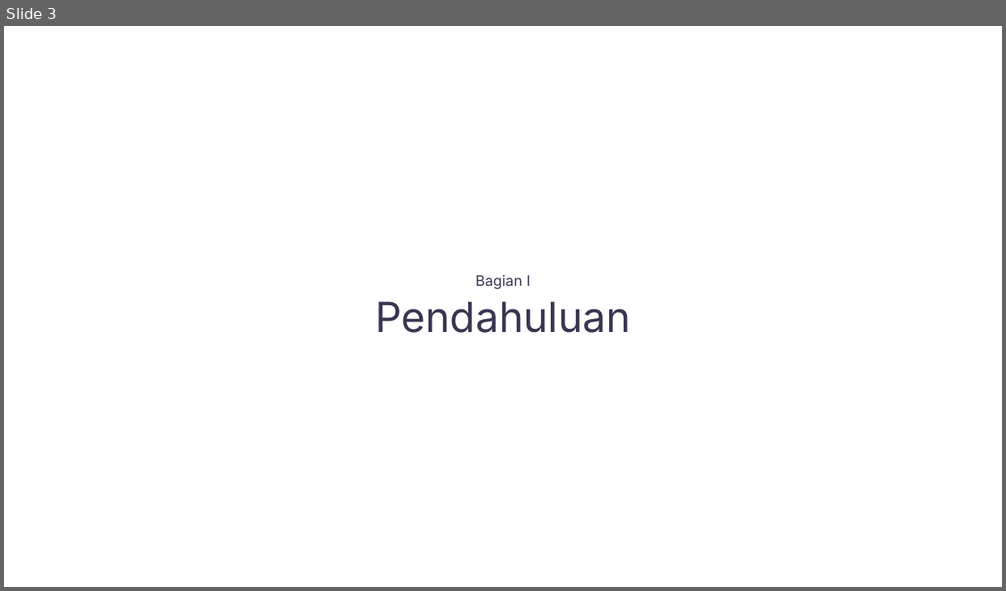
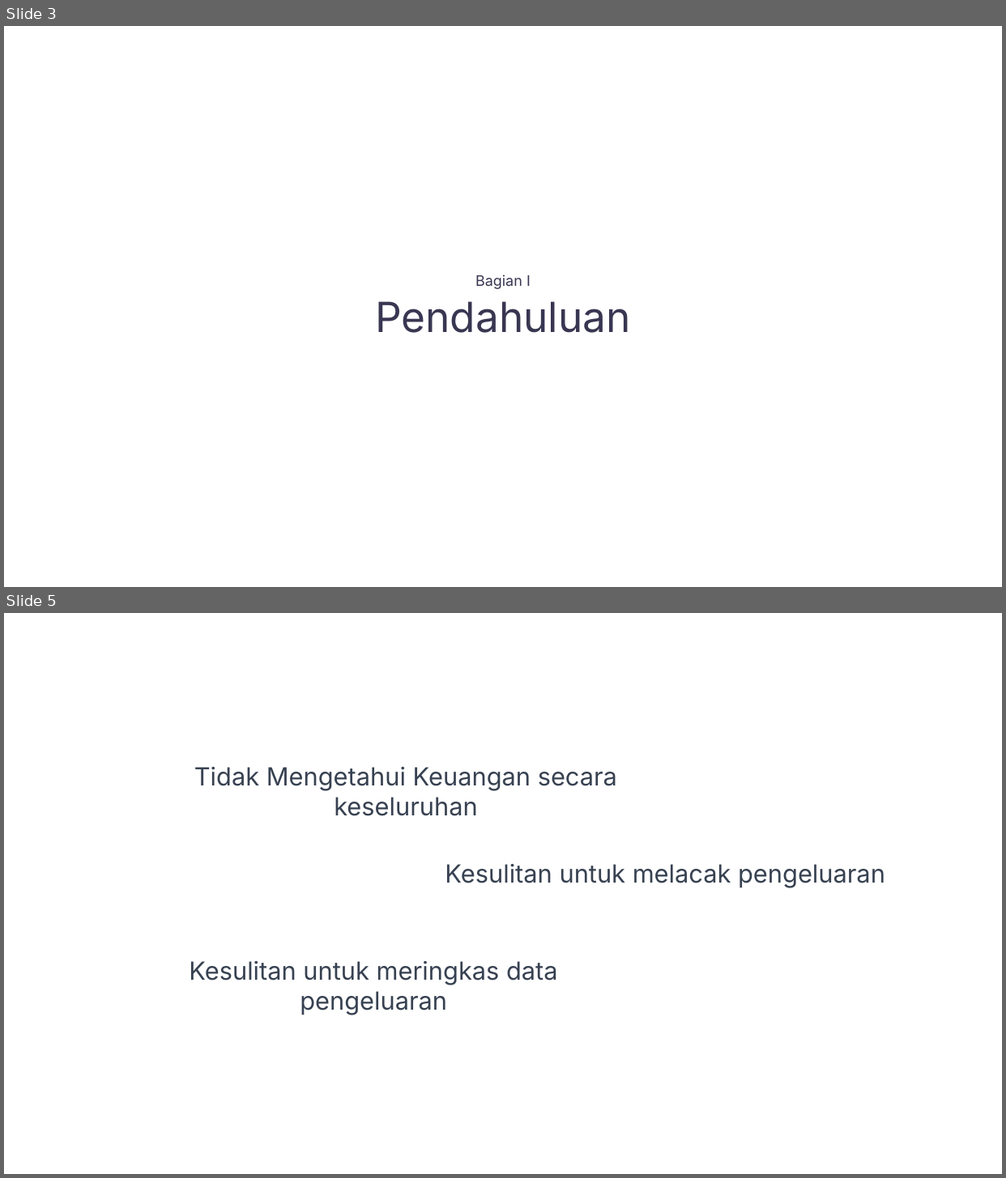
Before and after one commit to andrr64/KeuanganKu, a slide deck: assets/presentasi/presentasi.pptx. Shown one above the other, each under a label of ours: slide 3 before the commit, slides 3 and 5 after it; the slides between them are not shown. The pictures are 1006x591 and 1006x1178 pixels, drawn with LibreOffice and Linux fonts; fonts in the diff are those of the drawing; background and template pictures are left out. Boxes give left, top, right and bottom in pixels: in the first picture for what was removed or moved away, otherwise in the second. Text is boxed around its words. In the diff, an @@ line names an element or a change of style, - is before the commit and + after.

```diff
--- a/assets/presentasi/presentasi.pptx
+++ b/assets/presentasi/presentasi.pptx
@@ slide 5 added at [4, 613, 1002, 1174], background #FFFFFF @@
@@ text added at [194, 767, 617, 816], 24 pt, text #374151 @@
+Tidak Mengetahui Keuangan secara keseluruhan
@@ text added at [445, 864, 885, 888], 24 pt, text #374151 @@
+Kesulitan untuk melacak pengeluaran
@@ text added at [189, 961, 558, 1016], 24 pt, text #374151 @@
+Kesulitan untuk meringkas data pengeluaran
```
Also in this commit, not shown: 3 slides changed, 10 other slides added, 3 slides removed.
